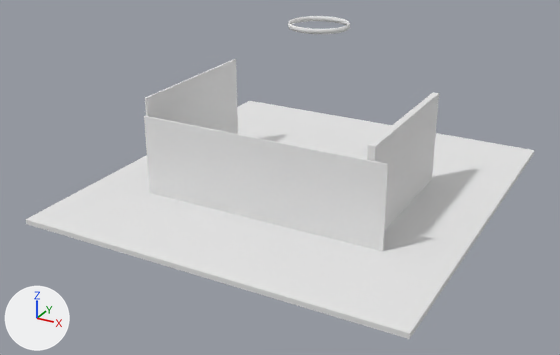
Renders of the OBJ model dist/resource/room_obj.obj from each side of a commit.
Camera for both pictures: a camera (50 mm lens) standing at (53.7, -102.2, 52.4) and looking at (-0.3, -4.1, 3.3). The axes (+X, +Y, +Z) are drawn at lower left. The lights are the same throughout. Where no turn or scale is listed for an object, it has been applied to the vertices.

Objects in the first picture: 'room_obj'.
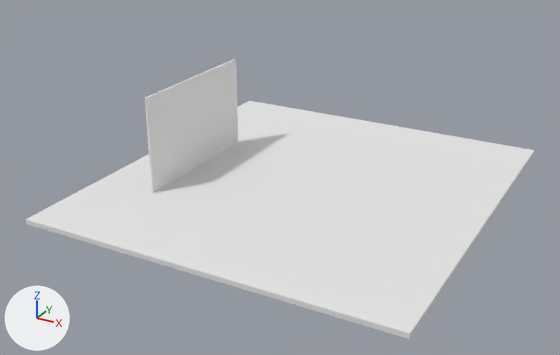
What differs and where, as boxes (x1, y1, x2, y2) in the pictures (560 x 355 px):
'room_obj', reshaped (13% shorter)
    before: (25, 16, 534, 339)
    after: (25, 59, 534, 339)
part 1 of me_room_obj, deleted
    before: (288, 16, 350, 34)
part 2 of me_room_obj, deleted
    before: (367, 92, 439, 230)
part 3 of me_room_obj, deleted
    before: (144, 116, 389, 252)

What the commit changed:
me_room_obj is used by ob_room_obj; location (0.0, 0.0, 0.0).
me_room_obj had 328 vertices, 318 faces and spanned x -28.5..31.1, y -30.5..33.7, z 0.0..25.7.
me_room_obj now has 16 vertices, 12 faces and spans x -28.5..31.1, y -30.5..33.7, z 0.0..16.4.
me_room_obj part 1: the loose piece of 288 vertices spanning x -4.4..5.4, y 2.5..12.0, z 24.9..25.7 is deleted.
me_room_obj part 2: the loose piece of 8 vertices spanning x 18.1..19.2, y -13.7..12.4, z 0.0..15.5 is deleted.
me_room_obj part 3: the loose piece of 8 vertices spanning x -18.2..21.3, y -14.2..-13.9, z 0.0..13.6 is deleted.
me_room_obj part 4: the surface is now shaded flat.
me_room_obj no longer uses material mat_box (white #e7e7e7).
me_room_obj no longer uses material mat_light (white #e7e7e7).
